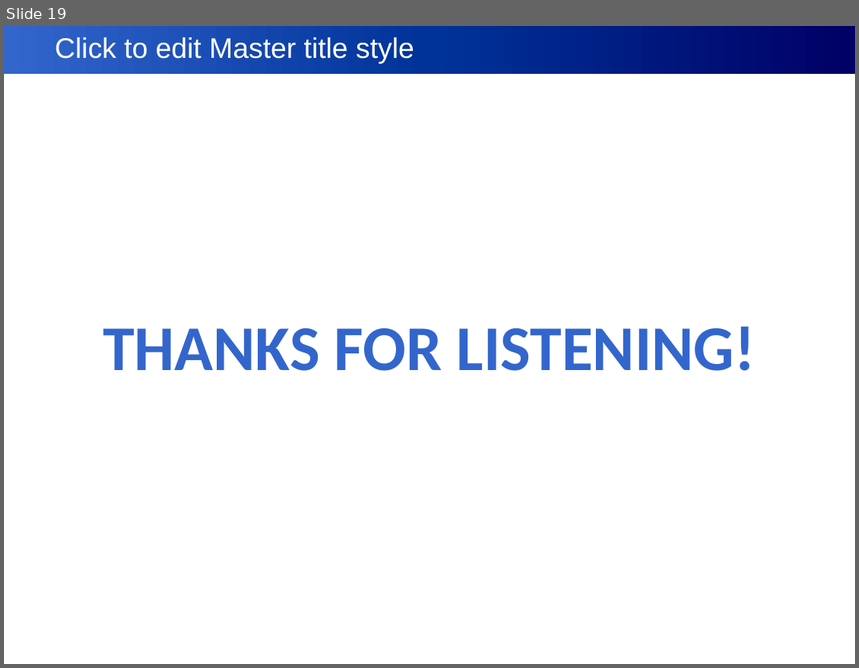
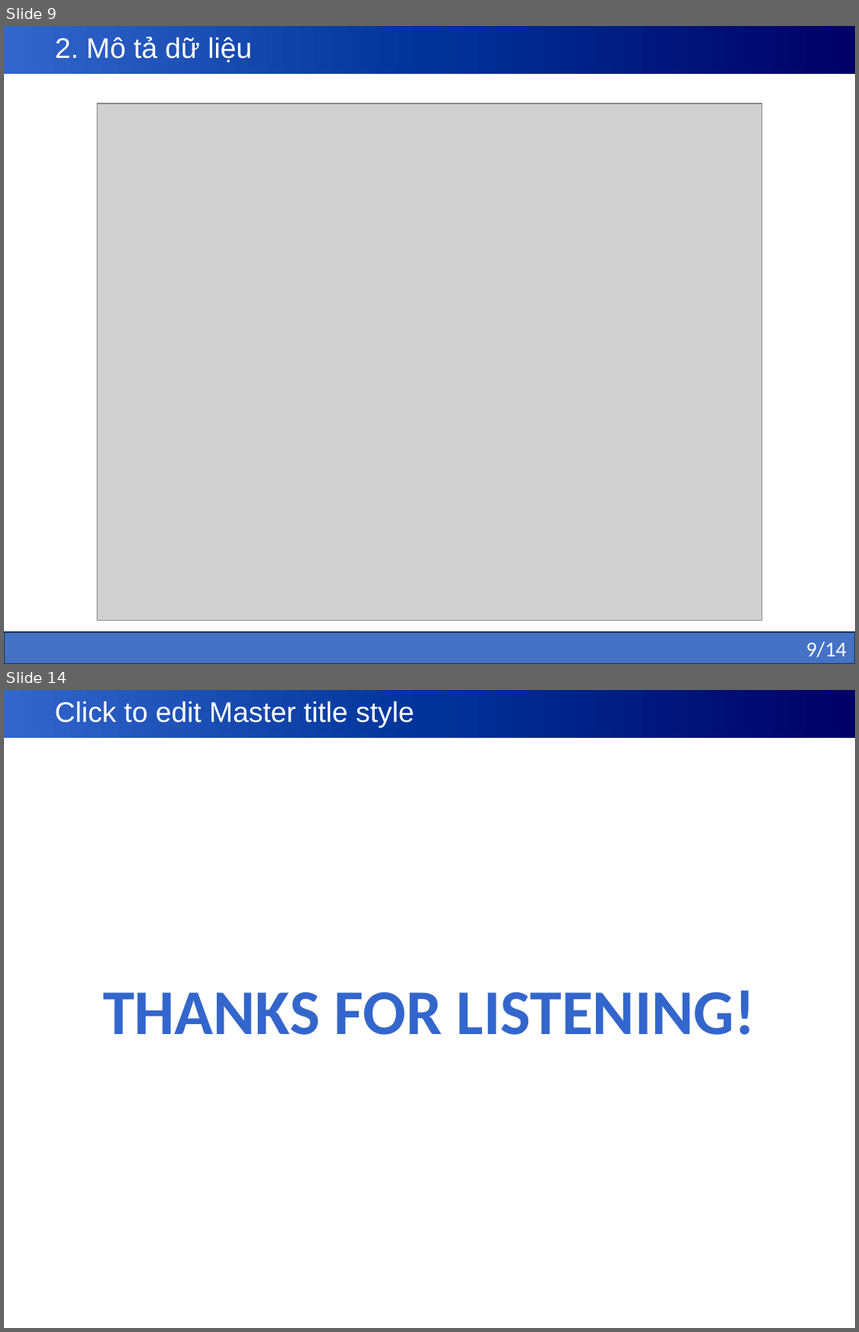
Before and after one commit to kly1906/12423030_MLproject, a slide deck: slides/baocaoML.pptx. Shown one above the other, each under a label of ours: slide 19 before the commit, slides 9 and 14 after it; the slides between them are not shown. The pictures are 859x668 and 859x1332 pixels, drawn with LibreOffice and Linux fonts; fonts in the diff are those of the drawing; grey boxes stand for pictures. Boxes give left, top, right and bottom in pixels: in the first picture for what was removed or moved away, otherwise in the second. Text is boxed around its words. In the diff, an @@ line names an element or a change of style, - is before the commit and + after.

```diff
--- a/slides/baocaoML.pptx
+++ b/slides/baocaoML.pptx
@@ slide 9 added at bbox=[4, 26, 855, 664], background #FFFFFF; not listed: 1 template element that a slide beside it also shows @@
@@ title added at bbox=[4, 26, 855, 74], fill gradient #3366CC to #003399 to #000066, 24 pt, text #FFFFFF @@
+2. Mô tả dữ liệu
@@ picture added at bbox=[97, 104, 762, 620] @@
@@ rectangle added at bbox=[4, 632, 855, 664], fill #4472C4, outline #1E3256 1 pt, 18 pt, text #FFFFFF @@
+9/14
@@ what was slide 19 is now slide 14 @@
```
Also in this commit, not shown: 9 slides changed, 3 other slides added, 9 slides removed, 2 other files.
